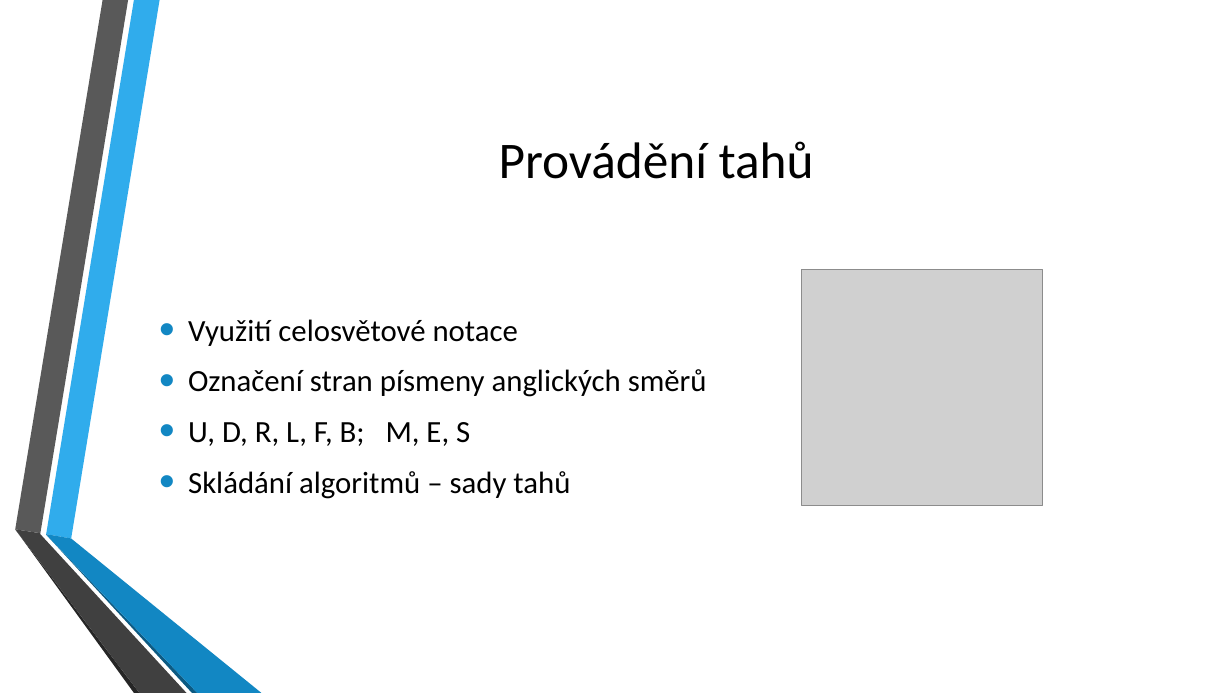
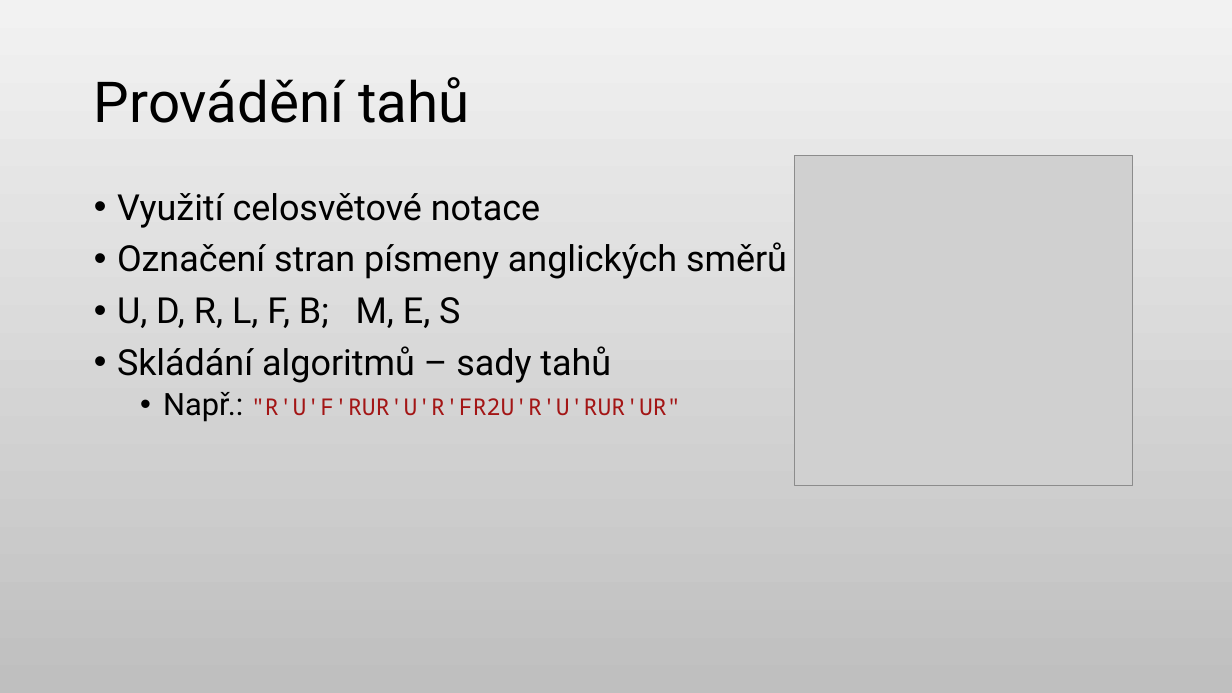
Before and after one commit to KurtinLukas/Rubiks-cube-ROP, a slide deck: slide 4 of ROP Kurtin prezentace.pptx (slide 3 before the commit). Drawn at 1232x693 pixels with LibreOffice and Linux fonts; fonts in the diff are those of the drawing; grey boxes stand for pictures; background and template pictures are left out. Boxes give left, top, right and bottom in pixels: in the first picture for what was removed or moved away, otherwise in the second. Text is boxed around its words. In the diff, an @@ line names an element or a change of style, - is before the commit and + after.

```diff
--- a/ROP Kurtin prezentace.pptx
+++ b/ROP Kurtin prezentace.pptx
@@ background picture (left out) to gradient #F2F2F2 to #BFBFBF @@
@@ title "Provádění tahů" moved from (x1=499, y1=141, x2=814, y2=179) to (x1=94, y1=77, x2=469, y2=123) @@
@@ title "Provádění tahů" at (x1=94, y1=77, x2=469, y2=123): size 40 to 44 pt, font Calibri to Roboto; alignment centre to left; line spacing 1 to 0.9 @@
@@ picture resized from (x1=802, y1=270, x2=1043, y2=506) to (x1=795, y1=155, x2=1132, y2=486) @@
@@ text "Využití celosvětové notace" moved from (x1=188, y1=319, x2=707, y2=499) to (x1=117, y1=193, x2=787, y2=422) @@
@@ text "Využití celosvětové notace" at (x1=117, y1=193, x2=787, y2=422): vertical alignment middle to top @@
@@ text at (x1=117, y1=193, x2=787, y2=383): size 24 to 28 pt, font Calibri to Roboto in "Využití celosvětové notace", "Označení stran písmeny anglických směrů", "U, D, R, L, F, B; M, ...", "Skládání algoritmů – sady tahů"; indent changed; line spacing 1 to 0.9 @@
@@ text at (x1=163, y1=392, x2=681, y2=422): paragraph added @@
+  • Např.: "R'U'F'RUR'U'R'FR2U'R'U'RUR'UR"
@@ group removed at (x1=15, y1=0, x2=262, y2=693): 6 freeform shapes @@
```
Also in this commit, not shown: 7 other slides changed, 2 slides added, 2 slides removed, 5 other files.
